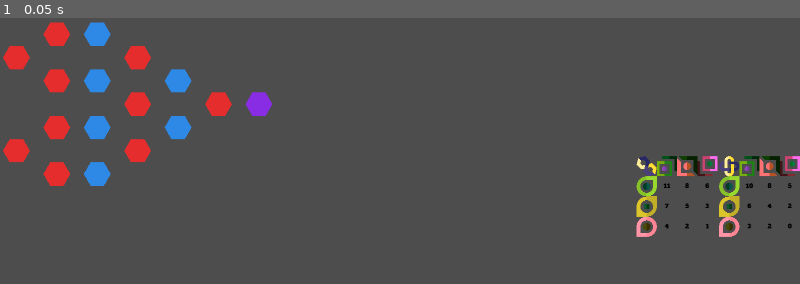
Above: before the commit, frame 1.
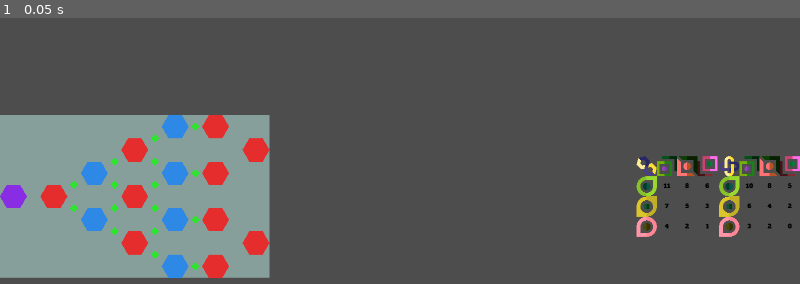
Above: after the commit, the same moment.

Repository: Pe3Hu/poro
Game: Godot game, scene res://scene/0/game.tscn
Same seed, same stepped clock (60 frames per second), same inputs: the game is played once before the commit and once after it.
Inputs:
- Up to frame 1 (0.05 s): no input

The runs differ from the first frame. In frame 1, 22% of the frame differs, in the area x 0-34%, y 1-98%.

Commit message:
version 0.0012
1. Clash scene added

Diff:
--- /dev/null
+++ b/asset/json/poro_clash.json
@@ -0,0 +1,258 @@
+[
+ {
+  "index": 0,
+  "side": "left",
+  "attack x": 10,
+  "attack y": 0,
+  "defense x": 8,
+  "defense y": 0
+ },
+ {
+  "index": 1,
+  "side": "left",
+  "attack x": 10,
+  "attack y": 2,
+  "defense x": 8,
+  "defense y": 2
+ },
+ {
+  "index": 2,
+  "side": "left",
+  "attack x": 10,
+  "attack y": 4,
+  "defense x": 8,
+  "defense y": 4
+ },
+ {
+  "index": 3,
+  "side": "left",
+  "attack x": 10,
+  "attack y": 6,
+  "defense x": 8,
+  "defense y": 6
+ },
+ {
+  "index": 4,
+  "side": "left",
+  "attack x": 6,
+  "attack y": 1,
+  "defense x": 8,
+  "defense y": 0
+ },
+ {
+  "index": 5,
+  "side": "left",
+  "attack x": 6,
+  "attack y": 1,
+  "defense x": 8,
+  "defense y": 2
+ },
+ {
+  "index": 6,
+  "side": "left",
+  "attack x": 6,
+  "attack y": 3,
+  "defense x": 8,
+  "defense y": 2
+ },
+ {
+  "index": 7,
+  "side": "left",
+  "attack x": 6,
+  "attack y": 3,
+  "defense x": 8,
+  "defense y": 4
+ },
+ {
+  "index": 8,
+  "side": "left",
+  "attack x": 6,
+  "attack y": 5,
+  "defense x": 8,
+  "defense y": 4
+ },
+ {
+  "index": 9,
+  "side": "left",
+  "attack x": 6,
+  "attack y": 5,
+  "defense x": 8,
+  "defense y": 6
+ },
+ {
+  "index": 10,
+  "side": "left",
+  "attack x": 6,
+  "attack y": 1,
+  "defense x": 4,
+  "defense y": 2
+ },
+ {
+  "index": 11,
+  "side": "left",
+  "attack x": 6,
+  "attack y": 3,
+  "defense x": 4,
+  "defense y": 2
+ },
+ {
+  "index": 12,
+  "side": "left",
+  "attack x": 6,
+  "attack y": 3,
+  "defense x": 4,
+  "defense y": 4
+ },
+ {
+  "index": 13,
+  "side": "left",
+  "attack x": 6,
+  "attack y": 5,
+  "defense x": 4,
+  "defense y": 4
+ },
+ {
+  "index": 14,
+  "side": "left",
+  "attack x": 2,
+  "attack y": 3,
+  "defense x": 4,
+  "defense y": 2
+ },
+ {
+  "index": 15,
+  "side": "left",
+  "attack x": 2,
+  "attack y": 3,
+  "defense x": 4,
+  "defense y": 4
+ },
+ {
+  "index": 16,
+  "side": "right",
+  "attack x": 2,
+  "attack y": 0,
+  "defense x": 4,
+  "defense y": 0
+ },
+ {
+  "index": 17,
+  "side": "right",
+  "attack x": 2,
+  "attack y": 2,
+  "defense x": 4,
+  "defense y": 2
+ },
+ {
+  "index": 18,
+  "side": "right",
+  "attack x": 2,
+  "attack y": 4,
+  "defense x": 4,
+  "defense y": 4
+ },
+ {
+  "index": 19,
+  "side": "right",
+  "attack x": 2,
+  "attack y": 6,
+  "defense x": 4,
+  "defense y": 6
+ },
+ {
+  "index": 20,
+  "side": "right",
+  "attack x": 6,
+  "attack y": 1,
+  "defense x": 4,
+  "defense y": 0
+ },
+ {
+  "index": 21,
+  "side": "right",
+  "attack x": 6,
+  "attack y": 1,
+  "defense x": 4,
+  "defense y": 2
+ },
+ {
+  "index": 22,
+  "side": "right",
+  "attack x": 6,
+  "attack y": 3,
+  "defense x": 4,
+  "defense y": 2
+ },
+ {
+  "index": 23,
+  "side": "right",
+  "attack x": 6,
+  "attack y": 3,
+  "defense x": 4,
+  "defense y": 4
+ },
+ {
+  "index": 24,
+  "side": "right",
+  "attack x": 6,
+  "attack y": 5,
+  "defense x": 4,
+  "defense y": 4
+ },
+ {
+  "index": 25,
+  "side": "right",
+  "attack x": 6,
+  "attack y": 5,
+  "defense x": 4,
+  "defense y": 6
+ },
+ {
+  "index": 26,
+  "side": "right",
+  "attack x": 6,
+  "attack y": 1,
+  "defense x": 8,
+  "defense y": 2
+ },
+ {
+  "index": 27,
+  "side": "right",
+  "attack x": 6,
+  "attack y": 3,
+  "defense x": 8,
+  "defense y": 2
+ },
+ {
+  "index": 28,
+  "side": "right",
+  "attack x": 6,
+  "attack y": 3,
+  "defense x": 8,
+  "defense y": 4
+ },
+ {
+  "index": 29,
+  "side": "right",
+  "attack x": 6,
+  "attack y": 5,
+  "defense x": 8,
+  "defense y": 4
+ },
+ {
+  "index": 30,
+  "side": "right",
+  "attack x": 10,
+  "attack y": 3,
+  "defense x": 8,
+  "defense y": 2
+ },
+ {
+  "index": 31,
+  "side": "right",
+  "attack x": 10,
+  "attack y": 3,
+  "defense x": 8,
+  "defense y": 4
+ }
+]
--- a/scene/0/game.tscn
+++ b/scene/0/game.tscn
@@ -4,14 +4,29 @@
 [ext_resource type="PackedScene" uid="uid://tiu625irnnwp" path="res://scene/1/cradle.tscn" id="2_675c0"]
 [ext_resource type="PackedScene" uid="uid://oisk5g1hmf8y" path="res://scene/2/championship.tscn" id="3_res75"]
 
-[node name="Game" type="Node"]
+[node name="Game" type="Control"]
+layout_mode = 3
+anchors_preset = 15
+anchor_right = 1.0
+anchor_bottom = 1.0
+grow_horizontal = 2
+grow_vertical = 2
 script = ExtResource("1_ic1eh")
 
 [node name="FPS" type="Label" parent="."]
 visible = false
+layout_mode = 0
 offset_right = 40.0
 offset_bottom = 23.0
 
+[node name="Championship" parent="." instance=ExtResource("3_res75")]
+layout_mode = 1
+anchors_preset = 4
+anchor_top = 0.5
+anchor_bottom = 0.5
+offset_top = -20.0
+offset_bottom = 20.0
+grow_vertical = 2
+
 [node name="Cradle" parent="." instance=ExtResource("2_675c0")]
-
-[node name="Championship" parent="." instance=ExtResource("3_res75")]
+layout_mode = 1
--- /dev/null
+++ b/scene/2/clash.gd
@@ -0,0 +1,46 @@
+extends Node2D
+
+
+@onready var anchor = $Anchor
+
+
+var field = null
+var spots = null
+var side = null
+
+
+func set_attributes(input_: Dictionary) -> void:
+	field = input_.field
+	spots = input_.spots
+	side = input_.side
+
+	position = (spots.attack.position + spots.defense.position) / 2
+	position += Vector2(Global.num.spot.w, Global.num.spot.h) * 0.5
+	init_vertexs()
+	anchor.color = Global.color.anchor
+
+	for type in spots:
+		var spot = spots[type]
+		spot.add_clash(self)
+
+
+func init_vertexs() -> void:
+	var n = 4
+	var vertexs = []
+	var angle = PI * 2 / n
+
+	for _i in n:
+		var vertex = Vector2.from_angle(angle * _i) * Global.num.anchor.r
+		vertexs.append(vertex)
+
+	anchor.set_polygon(vertexs)
+
+
+func get_opponent(spot_: Polygon2D) -> Variant:
+	for type in spots:
+		var spot = spots[type]
+
+		if spot_ != spot:
+			return spot
+
+	return null
--- /dev/null
+++ b/scene/2/clash.tscn
@@ -0,0 +1,8 @@
+[gd_scene load_steps=2 format=3 uid="uid://coprsms4ueqao"]
+
+[ext_resource type="Script" path="res://scene/2/clash.gd" id="1_a7ntu"]
+
+[node name="Сlash" type="Node2D"]
+script = ExtResource("1_a7ntu")
+
+[node name="Anchor" type="Polygon2D" parent="."]
--- a/scene/2/field.gd
+++ b/scene/2/field.gd
@@ -1,7 +1,8 @@
-extends Node2D
+extends MarginContainer
 
 
 @onready var spots = $Spots
+@onready var clashs = $Clashs
 
 var stadium = null
 var grids = {}
@@ -10,14 +11,30 @@
 
 func set_attributes(input_: Dictionary) -> void:
 	stadium = input_.stadium
-	position += Vector2(20, 20)
 
 	init_grids()
 	init_spots()
+	init_clashs()
+
+	custom_minimum_size = Vector2(Global.num.field.cols + 1.0 / 3, Global.num.field.rows) * Global.vec.size.spot
+	spots.position += Vector2(Global.num.spot.w, Global.num.spot.h) * 0.5
+
+	var spot = grids.spots[Vector2(10, 3)]
+
+	var side = "left"
+
+#	for side_ in spot.clashs:
+#		if side_ == side:
+#			for clash in spot.clashs[side_]:
+#				var opponent = spot.clashs[side_][clash]
+#				opponent.visible = false
+
+	set_visible_side(side)
 
 
 func init_grids() -> void:
 	grids = {}
+	grids.spots = {}
 	grids.left = {}
 	grids.left.goal = Vector2(0, 3)
 	grids.left.attacks = []
@@ -66,15 +83,124 @@
 			spots.add_child(spot)
 			spot.set_attributes(input)
 
-#	init_spot_neighbors()
-#
-#
-#func init_spot_neighbors() -> void:
-#	for spots in arr.spot:
-#		for spot in spots:
-#			for direction in Global.arr.neighbor[spot.num.parity]:
-#				var grid = spot.vec.grid + direction
-#
-#					if check_border(grid):
-#						var neighbor = arr.spot[grid.y][grid.x]
-#						spot.dict.neighbor[neighbor] = direction
+
+func init_clashs() -> void:
+#	var datas = []
+#	var data = {}
+#	data.side = "left"
+#	data.attack = grids.spots[Vector2(10, 0)]
+#	data.defense = grids.spots[Vector2(8, 0)]
+#	datas.append(data)
+#
+#	data = {}
+#	data.side = "left"
+#	data.attack = grids.spots[Vector2(10, 2)]
+#	data.defense = grids.spots[Vector2(8, 2)]
+#	datas.append(data)
+#
+#	data = {}
+#	data.side = "left"
+#	data.attack = grids.spots[Vector2(10, 4)]
+#	data.defense = grids.spots[Vector2(8, 4)]
+#	datas.append(data)
+#
+#	data = {}
+#	data.side = "left"
+#	data.attack = grids.spots[Vector2(10, 6)]
+#	data.defense = grids.spots[Vector2(8, 6)]
+#	datas.append(data)
+#
+#	data = {}
+#	data.side = "left"
+#	data.attack = grids.spots[Vector2(6, 1)]
+#	data.defense = grids.spots[Vector2(8, 0)]
+#	datas.append(data)
+#
+#	data = {}
+#	data.side = "left"
+#	data.attack = grids.spots[Vector2(6, 1)]
+#	data.defense = grids.spots[Vector2(8, 2)]
+#	datas.append(data)
+#
+#	data = {}
+#	data.side = "left"
+#	data.attack = grids.spots[Vector2(6, 3)]
+#	data.defense = grids.spots[Vector2(8, 2)]
+#	datas.append(data)
+#
+#	data = {}
+#	data.side = "left"
+#	data.attack = grids.spots[Vector2(6, 3)]
+#	data.defense = grids.spots[Vector2(8, 4)]
+#	datas.append(data)
+#
+#
+#	data = {}
+#	data.side = "left"
+#	data.attack = grids.spots[Vector2(6, 5)]
+#	data.defense = grids.spots[Vector2(8, 4)]
+#	datas.append(data)
+#
+#	data = {}
+#	data.side = "left"
+#	data.attack = grids.spots[Vector2(6, 5)]
+#	data.defense = grids.spots[Vector2(8, 6)]
+#	datas.append(data)
+#
+#	data = {}
+#	data.side = "left"
+#	data.attack = grids.spots[Vector2(6, 1)]
+#	data.defense = grids.spots[Vector2(4, 2)]
+#	datas.append(data)
+#
+#	data = {}
+#	data.side = "left"
+#	data.attack = grids.spots[Vector2(6, 3)]
+#	data.defense = grids.spots[Vector2(4, 2)]
+#	datas.append(data)
+#
+#	data = {}
+#	data.side = "left"
+#	data.attack = grids.spots[Vector2(6, 3)]
+#	data.defense = grids.spots[Vector2(4, 4)]
+#	datas.append(data)
+#
+#	data = {}
+#	data.side = "left"
+#	data.attack = grids.spots[Vector2(6, 5)]
+#	data.defense = grids.spots[Vector2(4, 4)]
+#	datas.append(data)
+#
+#	data = {}
+#	data.side = "left"
+#	data.attack = grids.spots[Vector2(2, 3)]
+#	data.defense = grids.spots[Vector2(4, 2)]
+#	datas.append(data)
+#
+#	data = {}
+#	data.side = "left"
+#	data.attack = grids.spots[Vector2(2, 3)]
+#	data.defense = grids.spots[Vector2(4, 4)]
+#	datas.append(data)
+
+
+	for side in Global.dict.clash.side:
+		for data in Global.dict.clash.side[side]:
+			var input = {}
+			input.field = self
+			input.side = side
+			input.spots = {}
+			input.spots.attack = grids.spots[data.attack]
+			input.spots.defense = grids.spots[data.defense]
+
+			var clash = Global.scene.clash.instantiate()
+			clashs.add_child(clash)
+			clash.set_attributes(input)
+
+
+func set_visible_side(side_: String) -> void:
+	for spot in spots.get_children():
+		spot.set_color_based_on_side(side_)
+
+	for clash in clashs.get_children():
+		clash.visible = clash.side == side_
--- a/scene/2/field.tscn
+++ b/scene/2/field.tscn
@@ -1,8 +1,28 @@
-[gd_scene load_steps=2 format=3 uid="uid://dgldxp78jbgie"]
+[gd_scene load_steps=3 format=3 uid="uid://dgldxp78jbgie"]
 
 [ext_resource type="Script" path="res://scene/2/field.gd" id="1_0hbps"]
 
-[node name="Field" type="Node2D"]
+[sub_resource type="StyleBoxFlat" id="StyleBoxFlat_m51nc"]
+bg_color = Color(0.529412, 0.623529, 0.603922, 1)
+
+[node name="Field" type="MarginContainer"]
+custom_minimum_size = Vector2(99.975, 100)
+anchors_preset = 6
+anchor_left = 1.0
+anchor_top = 0.5
+anchor_right = 1.0
+anchor_bottom = 0.5
+offset_left = -100.0
+offset_top = -50.0
+offset_bottom = 50.0
+grow_horizontal = 0
+grow_vertical = 2
 script = ExtResource("1_0hbps")
 
+[node name="BG" type="Panel" parent="."]
+layout_mode = 2
+theme_override_styles/panel = SubResource("StyleBoxFlat_m51nc")
+
 [node name="Spots" type="Node2D" parent="."]
+
+[node name="Clashs" type="Node2D" parent="."]
--- a/scene/2/half.gd
+++ /dev/null
@@ -1,39 +0,0 @@
-extends TileMap
-
-
-var stadium = null
-var grids = {}
-var side = null
-
-
-func set_attributes(input_: Dictionary) -> void:
-	stadium = input_.stadium
-	stadium.cell = tile_set.tile_size * scale.x
-	switch_side()
-
-
-func switch_side() -> void:
-	grids = {}
-	grids.left = {}
-	grids.left.goal = Vector2(1, 4)
-	grids.left.attacks = []
-	grids.left.attacks.append(Vector2(3, 4))
-	grids.left.attacks.append(Vector2(7, 2))
-	grids.left.attacks.append(Vector2(7, 4))
-	grids.left.attacks.append(Vector2(7, 6))
-	grids.left.attacks.append(Vector2(11, 1))
-	grids.left.attacks.append(Vector2(11, 3))
-	grids.left.attacks.append(Vector2(11, 5))
-	grids.left.attacks.append(Vector2(11, 7))
-	grids.left.attacks.append(Vector2(13, 2))
-	grids.left.attacks.append(Vector2(13, 6))
-	grids.left.defenses = []
-	grids.left.defenses.append(Vector2(5, 5))
-	grids.left.defenses.append(Vector2(5, 5))
-	grids.left.defenses.append(Vector2(9, 1))
-	grids.left.defenses.append(Vector2(9, 3))
-	grids.left.defenses.append(Vector2(9, 5))
-	grids.left.defenses.append(Vector2(9, 7))
-
-	grids.right = {}
-	pass
--- a/scene/2/half.tscn
+++ /dev/null
@@ -1,50 +0,0 @@
-[gd_scene load_steps=13 format=3 uid="uid://c68chhpn3prav"]
-
-[ext_resource type="Texture2D" uid="uid://m4mwlidb4rfv" path="res://asset/png/icon/hex/0.png" id="1_s7moe"]
-[ext_resource type="Script" path="res://scene/2/half.gd" id="1_yyvx2"]
-[ext_resource type="Texture2D" uid="uid://2j5g6c5k2rav" path="res://asset/png/icon/hex/1.png" id="2_gn3mn"]
-[ext_resource type="Texture2D" uid="uid://cxsk6qchamx41" path="res://asset/png/icon/hex/2.png" id="3_vbe5s"]
-[ext_resource type="Texture2D" uid="uid://c75jthu80a1sp" path="res://asset/png/icon/hex/left.png" id="4_lcirw"]
-[ext_resource type="Texture2D" uid="uid://dklwoeqi01a4t" path="res://asset/png/icon/hex/right.png" id="5_n5vit"]
-
-[sub_resource type="TileSetAtlasSource" id="TileSetAtlasSource_qcu7s"]
-texture = ExtResource("1_s7moe")
-texture_region_size = Vector2i(512, 512)
-0:0/0 = 0
-
-[sub_resource type="TileSetAtlasSource" id="TileSetAtlasSource_fd70w"]
-texture = ExtResource("2_gn3mn")
-texture_region_size = Vector2i(512, 512)
-0:0/0 = 0
-
-[sub_resource type="TileSetAtlasSource" id="TileSetAtlasSource_7wrtb"]
-texture = ExtResource("3_vbe5s")
-texture_region_size = Vector2i(512, 512)
-0:0/0 = 0
-
-[sub_resource type="TileSetAtlasSource" id="TileSetAtlasSource_0iaxn"]
-texture = ExtResource("4_lcirw")
-texture_region_size = Vector2i(512, 512)
-0:0/0 = 0
-
-[sub_resource type="TileSetAtlasSource" id="TileSetAtlasSource_wusbf"]
-texture = ExtResource("5_n5vit")
-texture_region_size = Vector2i(512, 512)
-0:0/0 = 0
-
-[sub_resource type="TileSet" id="TileSet_jy1jx"]
-tile_shape = 3
-tile_offset_axis = 1
-tile_size = Vector2i(512, 512)
-sources/17 = SubResource("TileSetAtlasSource_qcu7s")
-sources/18 = SubResource("TileSetAtlasSource_fd70w")
-sources/19 = SubResource("TileSetAtlasSource_7wrtb")
-sources/20 = SubResource("TileSetAtlasSource_0iaxn")
-sources/21 = SubResource("TileSetAtlasSource_wusbf")
-
-[node name="Half" type="TileMap"]
-tile_set = SubResource("TileSet_jy1jx")
-format = 2
-layer_0/name = "0"
-layer_0/tile_data = PackedInt32Array(262149, 21, 0, 131077, 21, 0, 327687, 20, 0, 196615, 20, 0, 65543, 20, 0, 393225, 21, 0, 262153, 21, 0, 131081, 21, 0, 9, 21, 0, 11, 20, 0, 65549, 20, 0, 131083, 20, 0, 262155, 20, 0, 327693, 20, 0, 393227, 20, 0, 196611, 20, 0, 196609, 17, 0, 0, 17, 0, 2, 17, 0)
-script = ExtResource("1_yyvx2")
--- a/scene/2/spot.gd
+++ b/scene/2/spot.gd
@@ -3,14 +3,22 @@
 
 var field = null
 var grid = null
+var clashs = {}
 
 
 func set_attributes(input_: Dictionary) -> void:
 	field = input_.field
 
 	set_gird(input_.grid)
+
+	if remove_check():
+		field.spots.remove_child(self)
+		queue_free()
+		return
+
+	field.grids.spots[grid] = self
 	init_vertexs()
-	update_color()
+	set_color_based_on_side("right")
 
 
 func init_vertexs() -> void:
@@ -35,18 +43,43 @@
 	position = (grid + shift) * Global.vec.size.spot
 
 
-func update_color() -> void:
-	#left right
-	if field.grids.right.goal == grid:
+func remove_check() -> bool:
+	for side in Global.arr.side:
+		if field.grids[side].goal == grid:
+			return false
+
+		if field.grids[side].attacks.has(grid):
+			return false
+
+		if field.grids[side].defenses.has(grid):
+			return false
+
+	return true
+
+
+func set_color_based_on_side(side_: String) -> void:
+	visible = true
+
+	if field.grids[side_].goal == grid:
 		color = Global.color.spot.goal
+		#print("goal")
 		return
 
-	if field.grids.right.attacks.has(grid):
+	if field.grids[side_].attacks.has(grid):
+		#print("attack")
 		color = Global.color.spot.attack
 		return
 
-	if field.grids.right.defenses.has(grid):
+	if field.grids[side_].defenses.has(grid):
+		#print("defense")
 		color = Global.color.spot.defense
 		return
 
 	visible = false
+
+
+func add_clash(clash_: Node2D) -> void:
+	if !clashs.has(clash_.side):
+		clashs[clash_.side] = {}
+
+	clashs[clash_.side][clash_] = clash_.get_opponent(self)
--- a/scene/2/stadium.gd
+++ b/scene/2/stadium.gd
@@ -1,8 +1,6 @@
 extends MarginContainer
 
 
-@onready var left = $Left
-@onready var right = $Right
 @onready var field = $Field
 @onready var markers = $Markers
 
@@ -13,13 +11,6 @@
 
 func set_attributes(input_: Dictionary) -> void:
 	tournament  = input_.tournament
-
-	for side in Global.arr.side:
-		var input = {}
-		input.stadium = self
-		input.side = side
-		var half = get(side)
-		half.set_attributes(input)
 
 	var input = {}
 	input.stadium = self
--- a/scene/2/stadium.tscn
+++ b/scene/2/stadium.tscn
@@ -1,17 +1,14 @@
-[gd_scene load_steps=5 format=3 uid="uid://cufbv6lhirrcv"]
+[gd_scene load_steps=4 format=3 uid="uid://cufbv6lhirrcv"]
 
 [ext_resource type="Script" path="res://scene/2/stadium.gd" id="1_5sxjt"]
-[ext_resource type="PackedScene" uid="uid://c68chhpn3prav" path="res://scene/2/half.tscn" id="1_iv2x2"]
 [ext_resource type="PackedScene" uid="uid://dgldxp78jbgie" path="res://scene/2/field.tscn" id="3_1rkxa"]
 
 [sub_resource type="StyleBoxFlat" id="StyleBoxFlat_7paps"]
 
 [node name="Stadium" type="MarginContainer"]
-anchors_preset = 8
-anchor_left = 0.5
-anchor_top = 0.5
-anchor_right = 0.5
-anchor_bottom = 0.5
+anchors_preset = 15
+anchor_right = 1.0
+anchor_bottom = 1.0
 grow_horizontal = 2
 grow_vertical = 2
 size_flags_horizontal = 4
@@ -23,13 +20,8 @@
 layout_mode = 2
 theme_override_styles/panel = SubResource("StyleBoxFlat_7paps")
 
-[node name="Left" parent="." instance=ExtResource("1_iv2x2")]
-visible = false
-
-[node name="Right" parent="." instance=ExtResource("1_iv2x2")]
-visible = false
-
 [node name="Field" parent="." instance=ExtResource("3_1rkxa")]
+layout_mode = 2
 
 [node name="Markers" type="Control" parent="."]
 layout_mode = 2
--- a/script/Global.gd
+++ b/script/Global.gd
@@ -42,10 +42,14 @@
 	num.field.rows = 7
 	num.field.cols = 13
 
+	num.anchor = {}
+	num.anchor.r = num.spot.r / 3
+
 
 func init_dict() -> void:
 	init_neighbor()
 	init_aspect()
+	init_clash()
 
 
 func init_neighbor() -> void:
@@ -98,7 +102,7 @@
 	dict.emptyjson = {}
 	dict.emptyjson.title = {}
 
-	var path = "res://asset/json/.json"
+	var path = "res://asset/json/_emptyjson.json"
 	var array = load_data(path)
 
 	for emptyjson in array:
@@ -159,6 +163,32 @@
 					dict.aspect.rank[aspect.rank].predispositions[value].states[state][effort] = ceil(description.states[state][effort] * multiplier)
 
 
+func init_clash() -> void:
+	dict.clash = {}
+	dict.clash.side = {}
+
+	var path = "res://asset/json/poro_clash.json"
+	var array = load_data(path)
+
+	for clash in array:
+		if !dict.clash.side.has(clash.side):
+			dict.clash.side[clash.side] = []
+
+		var data = {}
+
+		for key in clash:
+			if key != "index" and key != "side":
+				var words = []
+				words = key.split(" ")
+
+				if !data.has(words[0]):
+					data[words[0]] = Vector2()
+
+				data[words[0]][words[1]] += clash[key]
+
+		dict.clash.side[clash.side].append(data)
+
+
 func init_node() -> void:
 	node.game = get_node("/root/Game")
 
@@ -173,7 +203,10 @@
 	scene.tournament = load("res://scene/2/tournament.tscn")
 	scene.stadium = load("res://scene/2/stadium.tscn")
 	scene.spot = load("res://scene/2/spot.tscn")
+	scene.clash = load("res://scene/2/clash.tscn")
 	scene.marker = load("res://scene/2/marker.tscn")
+
+
 
 
 
@@ -215,6 +248,7 @@
 	color.spot.defense = Color.from_hsv(210.0 / h, 0.8, 0.9)
 	color.spot.goal = Color.from_hsv(270.0 / h, 0.8, 0.9)
 
+	color.anchor = Color.from_hsv(120.0 / h, 0.8, 0.9)
 
 
 func save(path_: String, data_: String):
